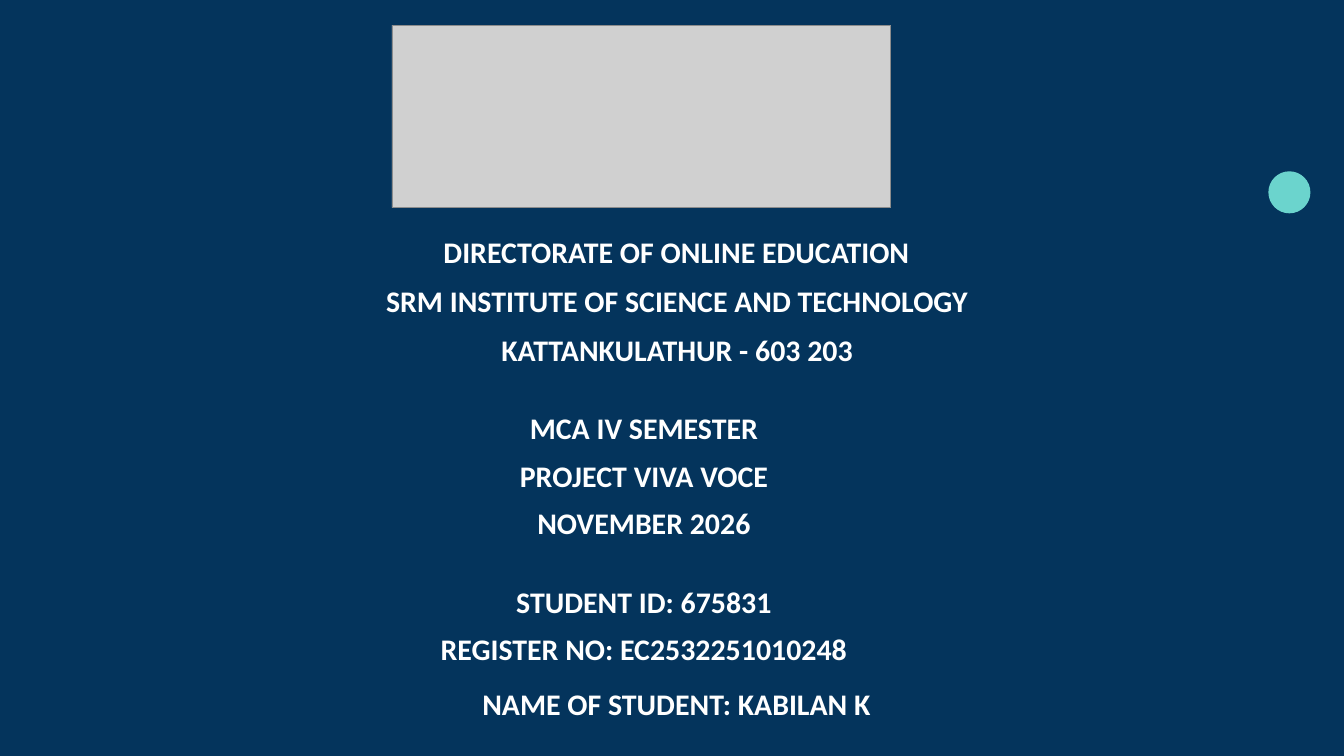
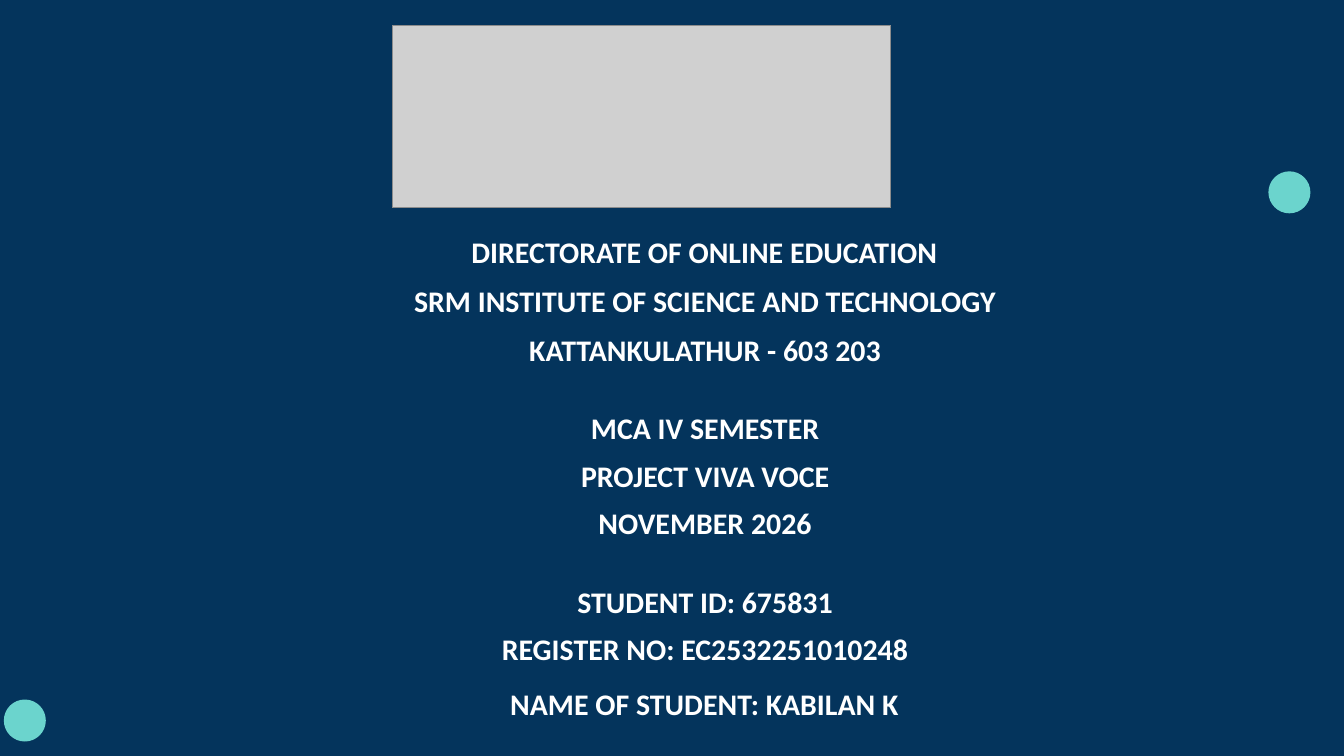
Before and after one commit to kabilan386/ai-powered-knowledge-graph-assistant, a slide deck: slide 1 of presentations/GraphRAG_Project_Viva_Template.pptx. Drawn at 1344x756 pixels with LibreOffice and Linux fonts; fonts in the diff are those of the drawing; grey boxes stand for pictures; background and template pictures are left out. Boxes give left, top, right and bottom in pixels: in the first picture for what was removed or moved away, otherwise in the second. Text is boxed around its words. In the diff, an @@ line names an element or a change of style, - is before the commit and + after.

```diff
--- a/presentations/GraphRAG_Project_Viva_Template.pptx
+++ b/presentations/GraphRAG_Project_Viva_Template.pptx
@@ text "DIRECTORATE OF ONLINE EDUCATION": place and size @@
-text "DIRECTORATE OF ONLINE EDUCATION" at (386, 243, 968, 716)
+text "DIRECTORATE OF ONLINE EDUCATION" at (414, 243, 996, 716)
@@ freeform shape added at (4, 700, 46, 741), fill #6BD4CD @@
```
Also in this commit, not shown: 19 other slides changed, 1 other file.
